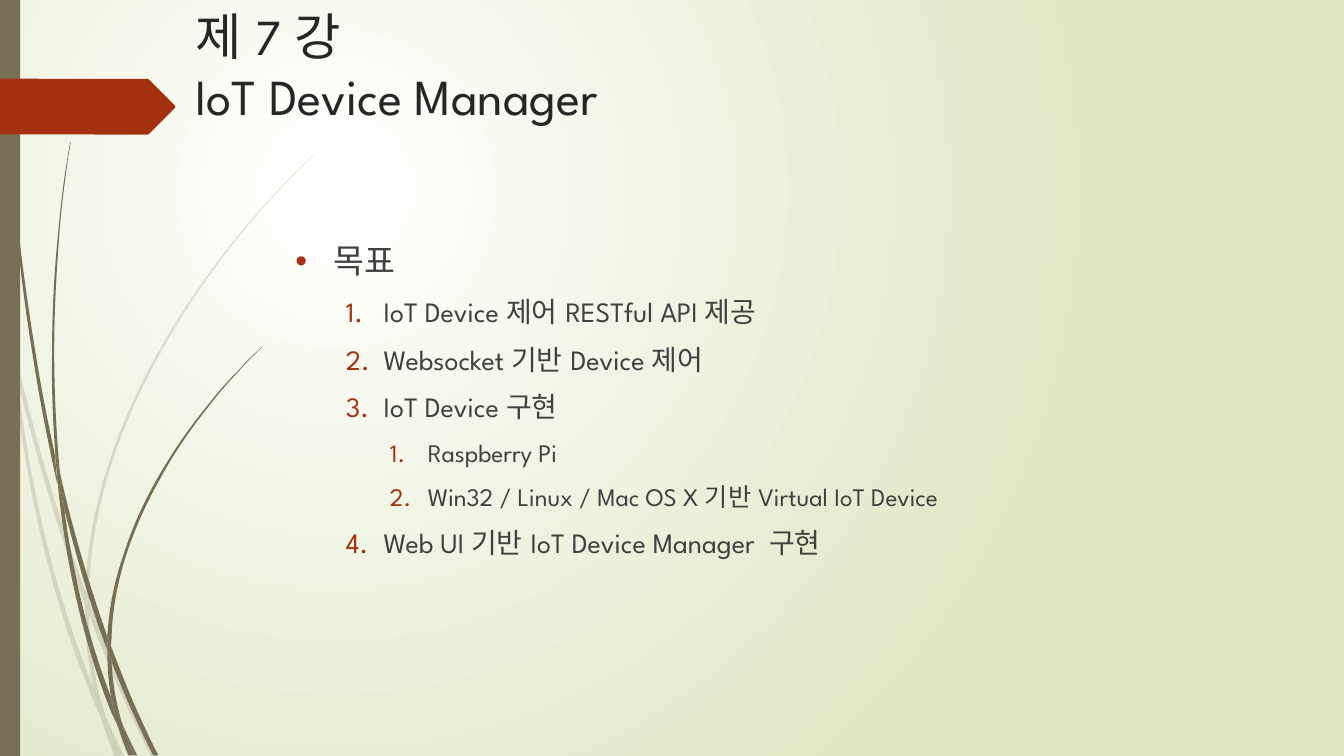
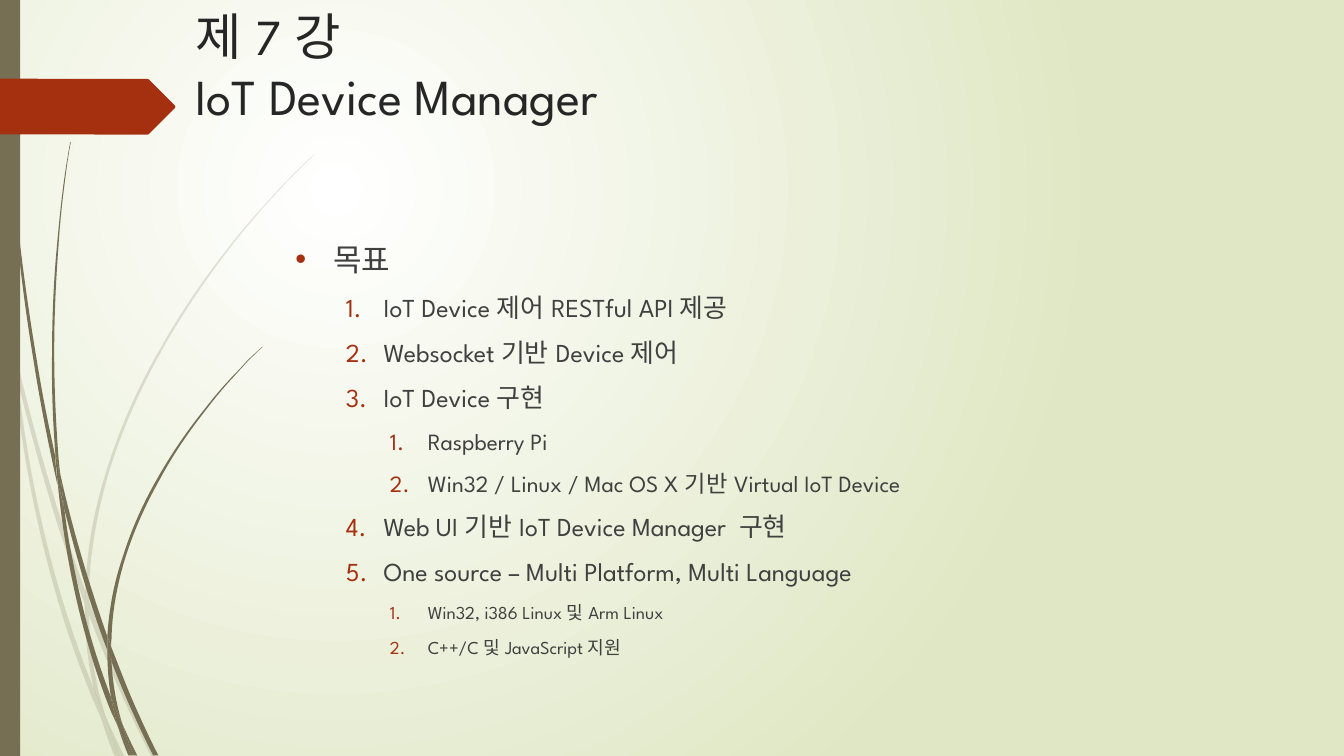
Before and after one commit to kmansoo/luna, a slide deck: slide 4 of doc/seminar/C++로 만들어보는 Web API #7.pptx. Drawn at 1344x756 pixels with LibreOffice and Linux fonts; fonts in the diff are those of the drawing. Boxes give left, top, right and bottom in pixels: in the first picture for what was removed or moved away, otherwise in the second. Text is boxed around its words. In the diff, an @@ line names an element or a change of style, - is before the commit and + after.

```diff
--- a/doc/seminar/C++로 만들어보는 Web API #7.pptx
+++ b/doc/seminar/C++로 만들어보는 Web API #7.pptx
@@ text at (x1=333, y1=246, x2=901, y2=542): size 24 to 22.2 pt in "목표"; size 20 to 18.5 pt in "IoT Device 제어 RESTful API 제공", "Websocket 기반 Device 제어", "IoT Device 구현", "Web UI 기반 IoT Device Manager 구현"; size 18 to 16.6 pt in "Raspberry Pi", "Win32 / Linux / Mac OS X ..." @@
@@ text at (x1=384, y1=563, x2=851, y2=658): paragraphs added @@
+  5. One source – Multi Platform, Multi Language
+    1. Win32, i386 Linux 및 Arm Linux
+    2. C++/C 및 JavaScript 지원
```
Also in this commit, not shown: 1 other slide changed.
